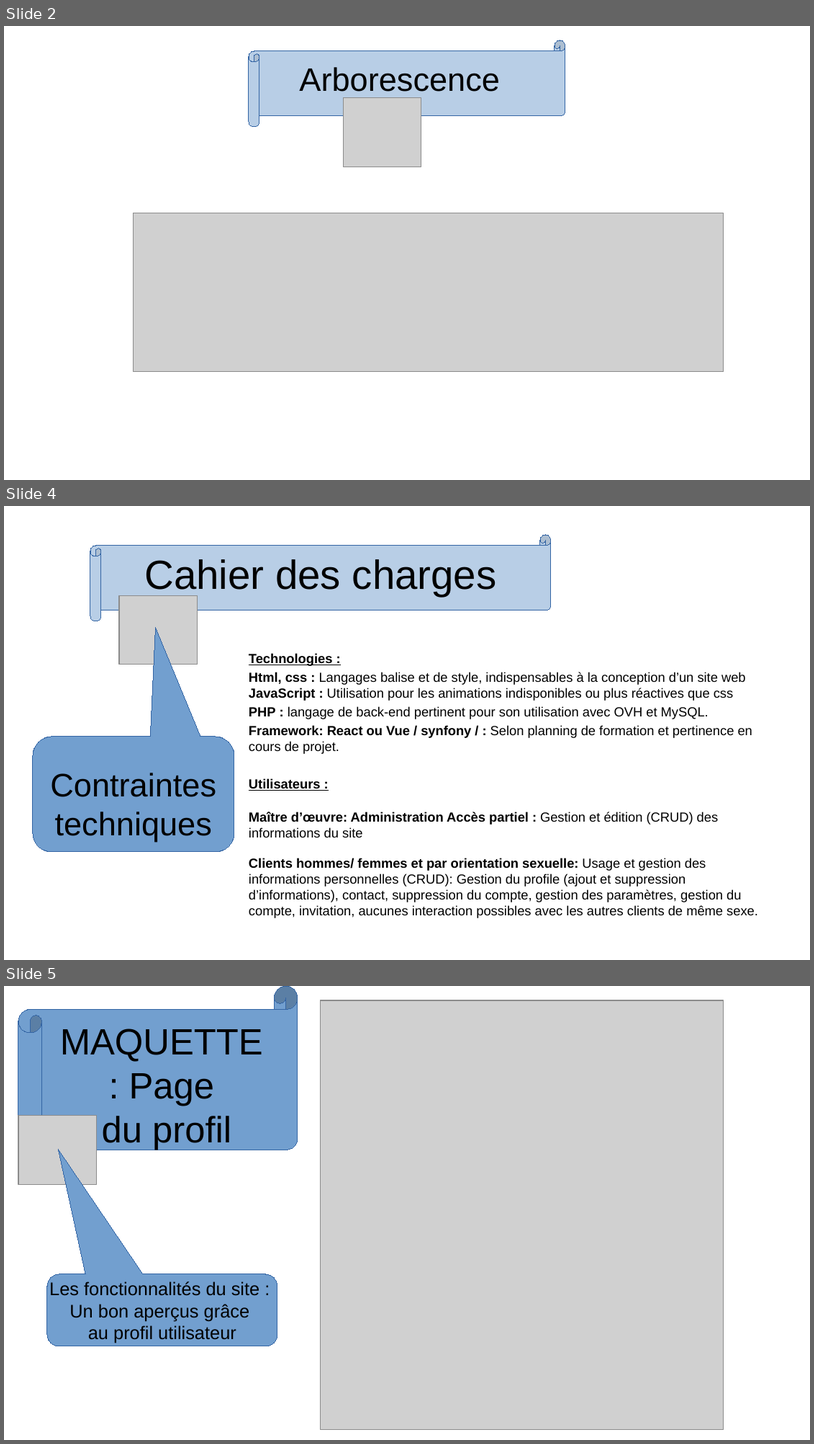
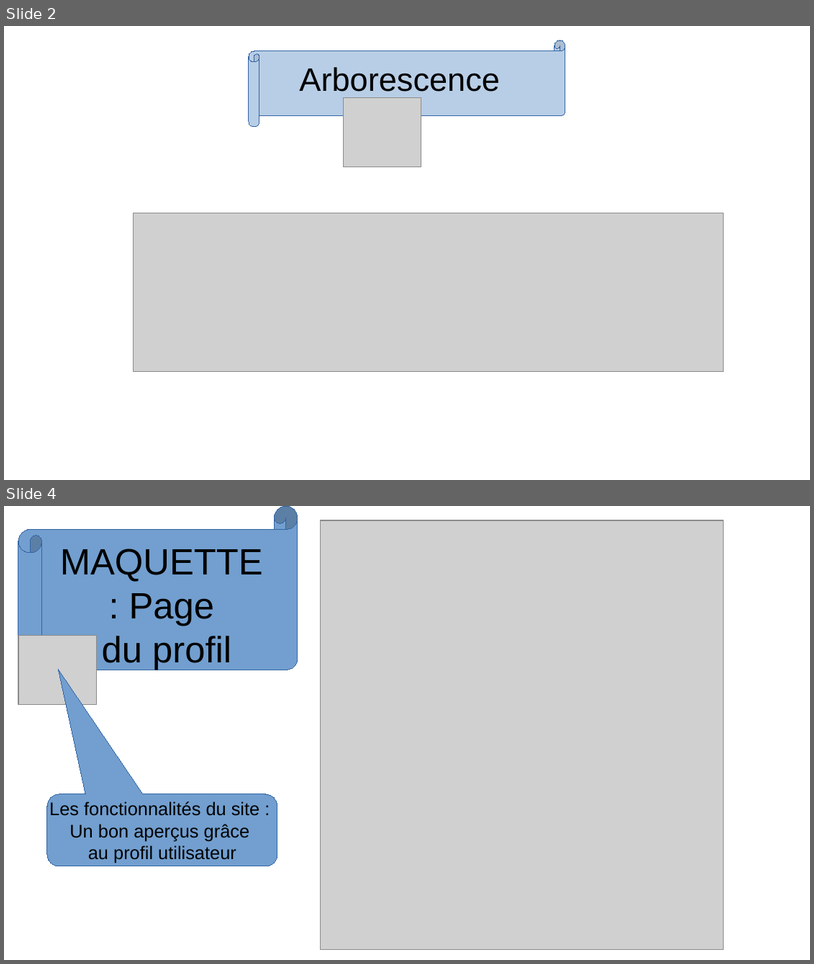
Before and after one commit to theo2b90/git-rea, a slide deck: ORAL.odp. Shown one above the other, each under a label of ours: slides 2, 4 and 5 before the commit, slides 2 and 4 after it; the slides between them are not shown. The pictures are 814x1444 and 814x964 pixels, drawn with LibreOffice and Linux fonts; fonts in the diff are those of the drawing; grey boxes stand for pictures. Boxes give left, top, right and bottom in pixels: in the first picture for what was removed or moved away, otherwise in the second. Text is boxed around its words. In the diff, an @@ line names an element or a change of style, - is before the commit and + after.

```diff
--- a/ORAL.odp
+++ b/ORAL.odp
@@ slide 4 removed at (4, 506, 810, 960), background #FFFFFF @@
@@ horizontal scroll removed at (90, 535, 551, 621) @@
@@ title removed at (145, 559, 497, 596) @@
-Cahier des charges
@@ picture removed at (119, 596, 197, 665) @@
@@ text removed at (249, 653, 759, 918) @@
-Technologies :
-Html, css : Langages balise et de style, indispensables à la conception d’un site web
-JavaScript : Utilisation pour les animations indisponibles ou plus réactives que css
-PHP : langage de back-end pertinent pour son utilisation avec OVH et MySQL.
-Framework: React ou Vue / synfony / : Selon planning de formation et pertinence en cours de projet.
-Utilisateurs :
-Maître d’œuvre: Administration Accès partiel : Gestion et édition (CRUD) des informations du site
-Clients hommes/ femmes et par orientation sexuelle: Usage et gestion des informations personnelles (CRUD): Gestion du profile (ajout et suppression d’informations), contact, suppression du compte, gestion des paramètres, gestion du compte, invitation, aucunes interaction possibles avec les autres clients de même sexe.
@@ rounded speech box removed at (33, 736, 234, 852) @@
-Contraintes techniques
@@ what was slide 5 is now slide 4 @@
```
Also in this commit, not shown: 5 slides changed, 3 slides added, 1 other file.
